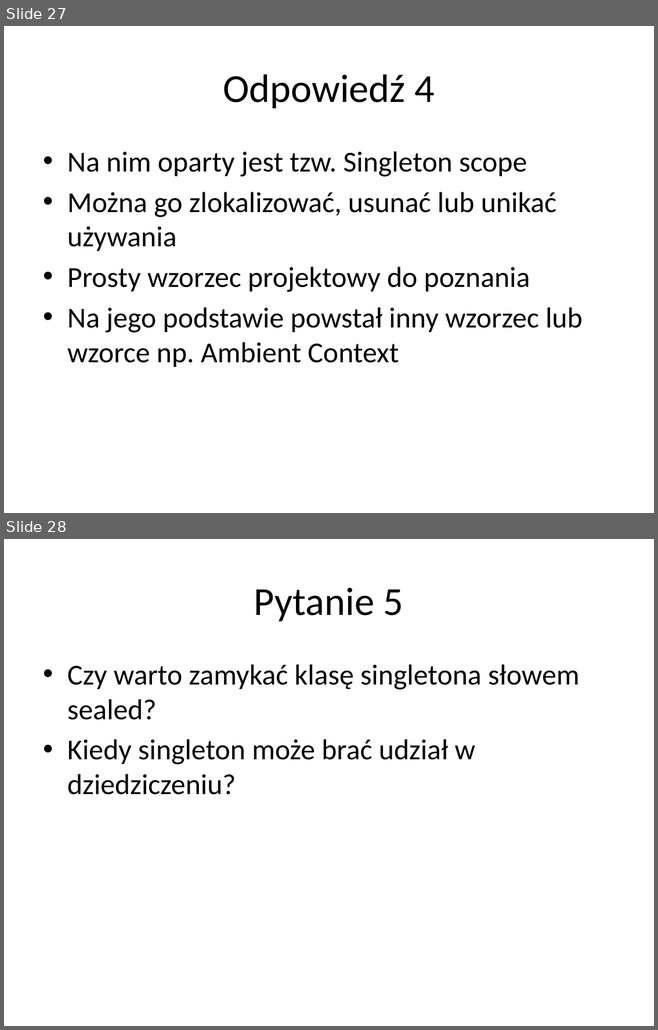
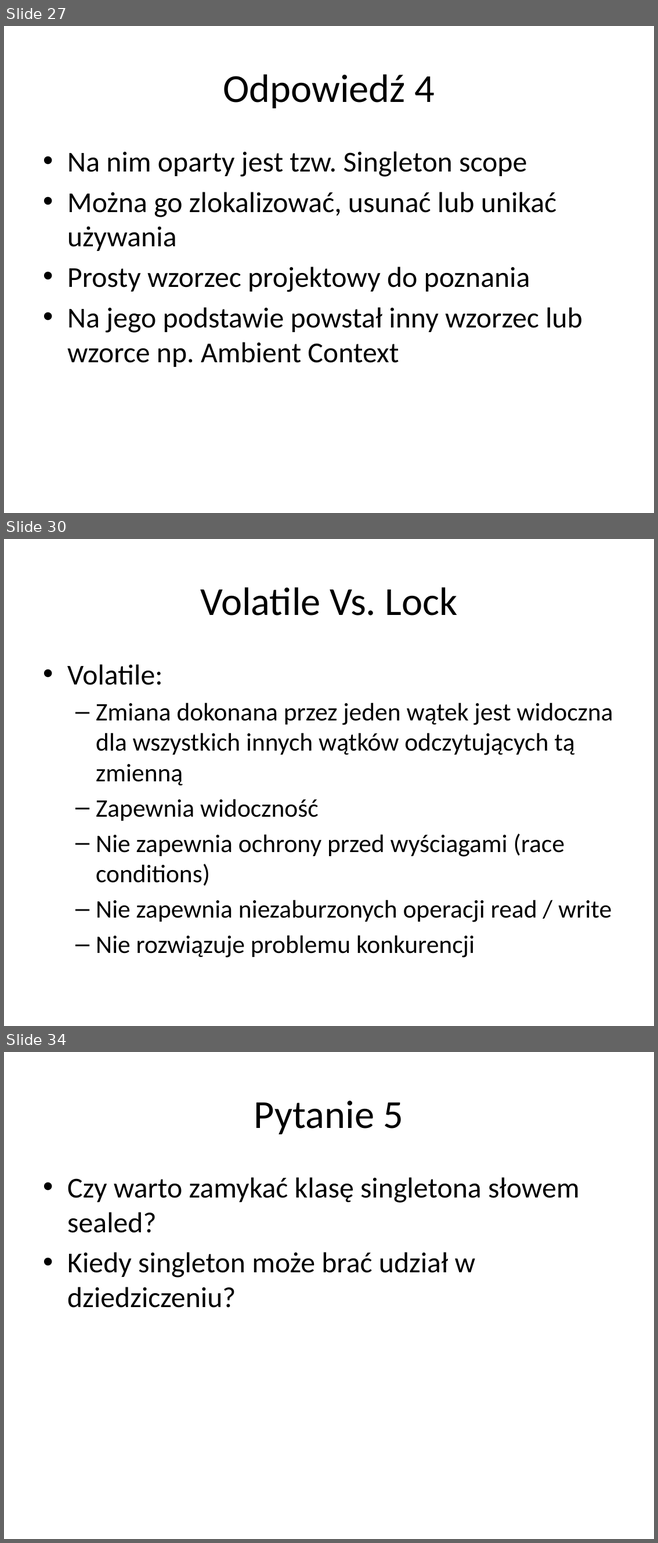
Before and after one commit to vantale/SOLID.DesignPatterns, a slide deck: SOLID.DesignPatterns/Singleton/Singleton - Presentation.pptx. Shown one above the other, each under a label of ours: slides 27 and 28 before the commit, slides 27, 30 and 34 after it; the slides between them are not shown. The pictures are 658x1030 and 658x1543 pixels, drawn with LibreOffice and Linux fonts; fonts in the diff are those of the drawing. Boxes give left, top, right and bottom in pixels: in the first picture for what was removed or moved away, otherwise in the second. Text is boxed around its words. In the diff, an @@ line names an element or a change of style, - is before the commit and + after.

Commit message:
Added slides on Volatie vs Interlocked vs Lock

```diff
--- a/SOLID.DesignPatterns/Singleton/Singleton - Presentation.pptx
+++ b/SOLID.DesignPatterns/Singleton/Singleton - Presentation.pptx
@@ slide 30 added at [4, 539, 654, 1026], background #FFFFFF @@
@@ title added at [200, 587, 458, 616], 44 pt, text #000000 @@
+Volatile Vs. Lock
@@ text added at [67, 664, 612, 958], 28 pt, text #000000 @@
+• Volatile:
+  – Zmiana dokonana przez jeden wątek jest widoczna dla wszystkich innych wątków odczytujących tą zmienną
+  – Zapewnia widoczność
+  – Nie zapewnia ochrony przed wyściagami (race conditions)
+  – Nie zapewnia niezaburzonych operacji read / write
+  – Nie rozwiązuje problemu konkurencji
@@ what was slide 28 is now slide 34 @@
```
Also in this commit, not shown: 7 other slides added.
